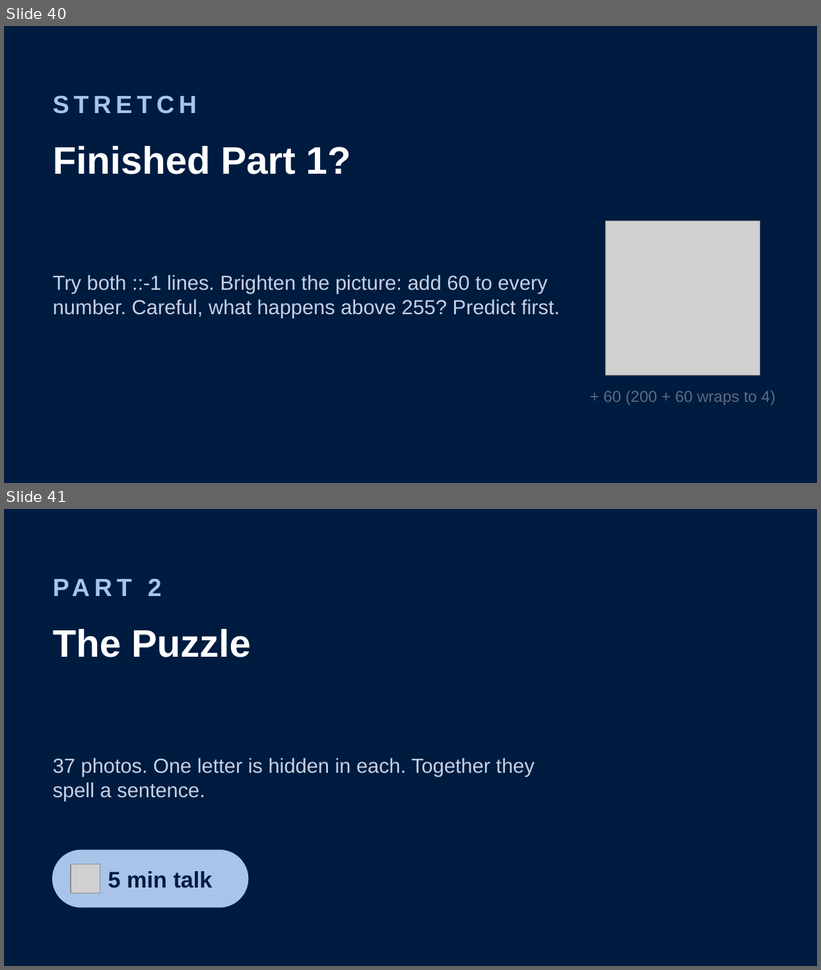
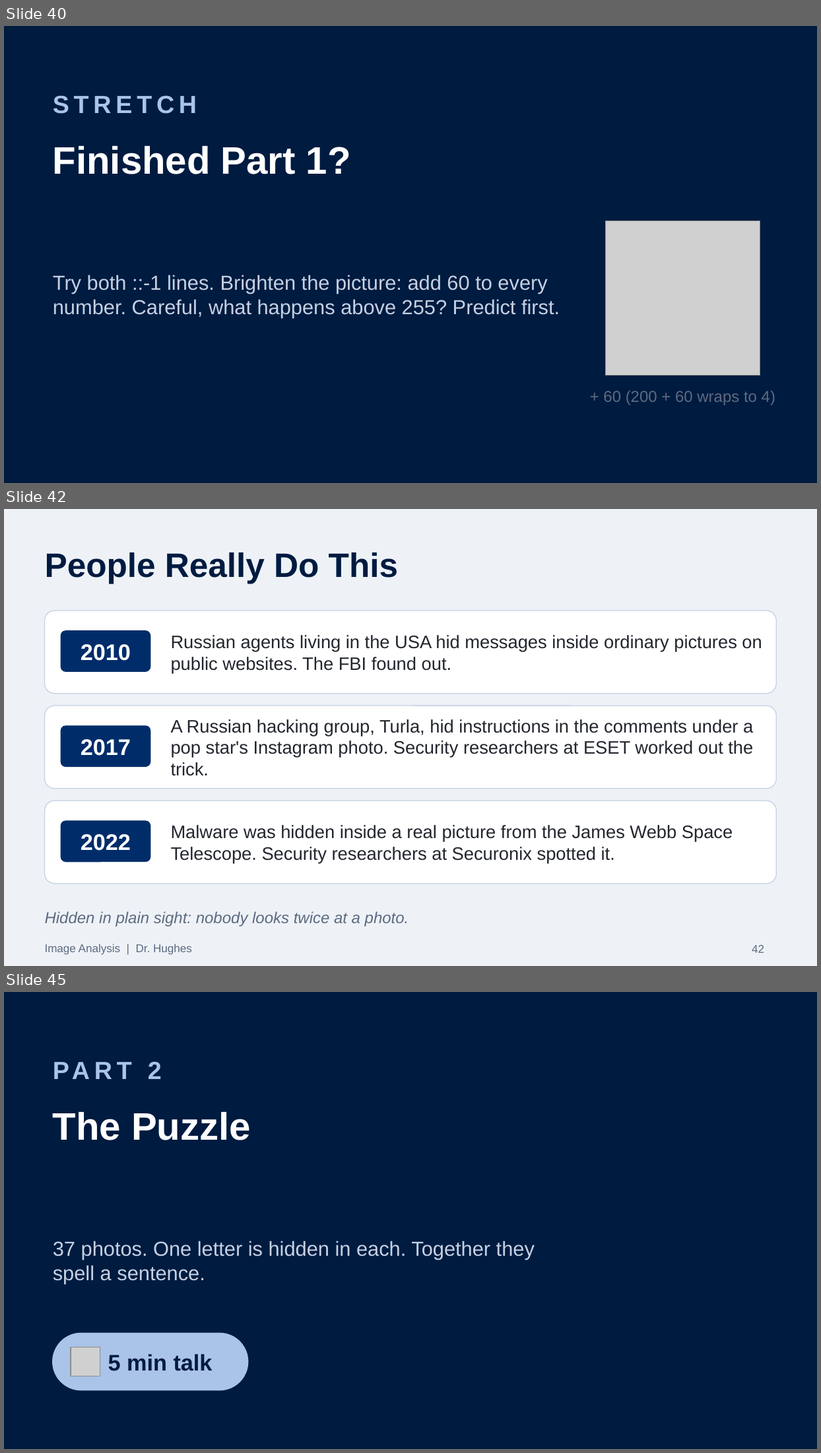
Before and after one commit to Dr-Hughes/Dr-Hughes.github.io, a slide deck: static/teaching/a-level-y12-13-image-analysis-image-analysis-challenge/image-analysis-problem.pptx. Shown one above the other, each under a label of ours: slides 40 and 41 before the commit, slides 40, 42 and 45 after it; the slides between them are not shown. The pictures are 821x970 and 821x1453 pixels, drawn with LibreOffice and Linux fonts; fonts in the diff are those of the drawing; grey boxes stand for pictures. Boxes give left, top, right and bottom in pixels: in the first picture for what was removed or moved away, otherwise in the second. Text is boxed around its words. In the diff, an @@ line names an element or a change of style, - is before the commit and + after.

Commit message:
Update Cryptography and Image Analysis lesson downloads: new slides, booklets, Word versions and student zips

```diff
--- a/static/teaching/a-level-y12-13-image-analysis-image-analysis-challenge/image-analysis-problem.pptx
+++ b/static/teaching/a-level-y12-13-image-analysis-image-analysis-challenge/image-analysis-problem.pptx
@@ slide 42 added at (4,509,817,966), background #EEF2F7 @@
@@ title added at (45,552,398,584), 30 pt, text #001B40, bold @@
+People Really Do This
@@ rounded rectangle added at (45,611,776,694), fill #FFFFFF, outline #C5D1E3 0.75 pt @@
@@ rounded rectangle added at (61,631,151,671), fill #002D6A, outline #002D6A 0.75 pt @@
@@ text added at (81,644,131,661), 20 pt, text #FFFFFF, bold @@
+2010
@@ text added at (171,635,762,673), 16 pt, text #22262E @@
+Russian agents living in the USA hid messages inside ordinary pictures on public websites. The FBI found out.
@@ rounded rectangle added at (45,706,776,789), fill #FFFFFF, outline #C5D1E3 0.75 pt @@
@@ rounded rectangle added at (61,726,151,767), fill #002D6A, outline #002D6A 0.75 pt @@
@@ text added at (171,720,753,776), 16 pt, text #22262E @@
+A Russian hacking group, Turla, hid instructions in the comments under a pop star's Instagram photo. Security researchers at ESET worked out the trick.
@@ text added at (81,739,131,756), 20 pt, text #FFFFFF, bold @@
+2017
@@ rounded rectangle added at (45,801,776,884), fill #FFFFFF, outline #C5D1E3 0.75 pt @@
@@ rounded rectangle added at (61,821,151,862), fill #002D6A, outline #002D6A 0.75 pt @@
@@ text added at (171,825,733,864), 16 pt, text #22262E @@
+Malware was hidden inside a real picture from the James Webb Space Telescope. Security researchers at Securonix spotted it.
@@ text added at (81,834,131,851), 20 pt, text #FFFFFF, bold @@
+2022
@@ text added at (45,912,409,927), 14 pt, text #5D6B80, italic @@
+Hidden in plain sight: nobody looks twice at a photo.
@@ text added at (45,944,192,955), 10 pt, text #5D6B80 @@
+Image Analysis | Dr. Hughes
@@ page number added at (752,945,764,953), 10 pt, text #5D6B80 @@
+42
@@ what was slide 41 is now slide 45 @@
```
Also in this commit, not shown: 2 slides changed, 3 other slides added, 11 other files.
